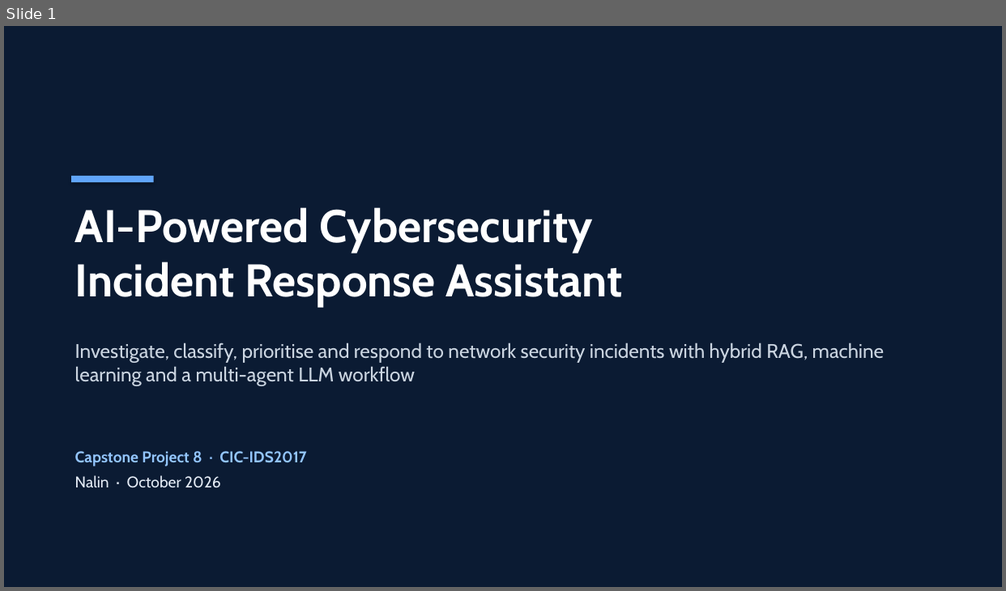
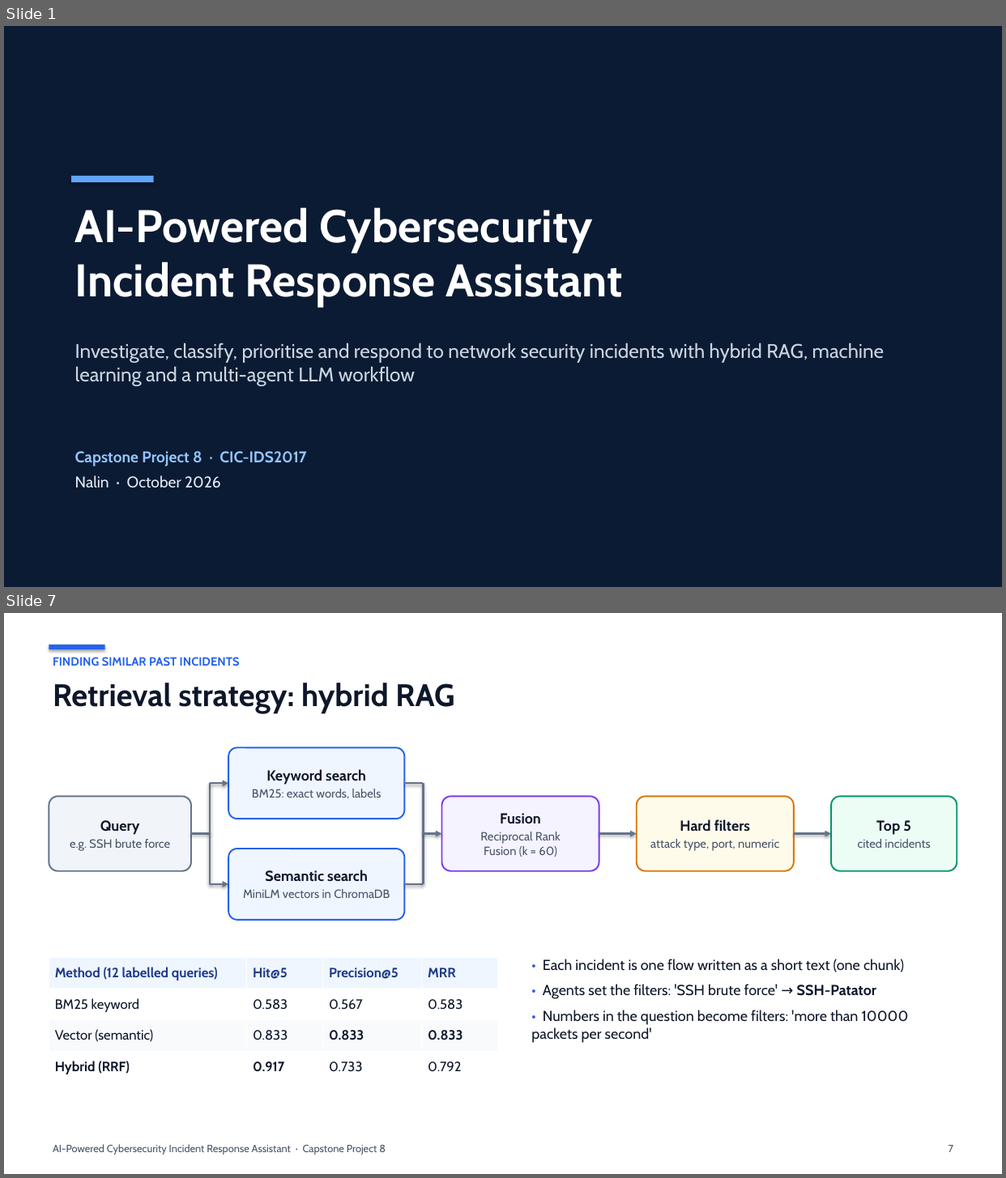
Before and after one commit to nlnkrthk/Cybersecurity-assistant, a slide deck: presentation/Project_Presentation.pptx. Shown one above the other, each under a label of ours: slide 1 before the commit, slides 1 and 7 after it; the slides between them are not shown. The pictures are 1006x591 and 1006x1178 pixels, drawn with LibreOffice and Linux fonts; fonts in the diff are those of the drawing. Boxes give left, top, right and bottom in pixels: in the first picture for what was removed or moved away, otherwise in the second. Text is boxed around its words. In the diff, an @@ line names an element or a change of style, - is before the commit and + after.

```diff
--- a/presentation/Project_Presentation.pptx
+++ b/presentation/Project_Presentation.pptx
@@ slide 7 added at (x1=4, y1=613, x2=1002, y2=1174), background #FFFFFF @@
@@ rectangle added at (x1=49, y1=645, x2=105, y2=649), fill #2563EB @@
@@ text added at (x1=53, y1=657, x2=240, y2=666), 11.5 pt, text #2563EB, bold @@
+FINDING SIMILAR PAST INCIDENTS
@@ text added at (x1=53, y1=683, x2=454, y2=713), 30 pt, text #0F172A, bold @@
+Retrieval strategy: hybrid RAG
@@ rounded rectangle added at (x1=228, y1=747, x2=404, y2=819), fill #EFF6FF, outline #2563EB 1.5 pt @@
@@ text added at (x1=252, y1=769, x2=381, y2=798), 11.5 pt, text #475569 @@
+Keyword search
+BM25: exact words, labels
@@ rounded rectangle added at (x1=49, y1=796, x2=191, y2=871), fill #F1F5F9, outline #64748B 1.5 pt @@
@@ line added from (210, 834) to (210, 783), #64748B 1.75 pt @@
@@ arrow added from (210, 783) to (228, 783), #64748B 1.75 pt @@
@@ line added from (404, 783) to (424, 783), #64748B 1.75 pt @@
@@ line added from (424, 783) to (424, 834), #64748B 1.75 pt @@
@@ rounded rectangle added at (x1=442, y1=796, x2=599, y2=871), fill #F5F3FF, outline #7C3AED 1.5 pt @@
@@ rounded rectangle added at (x1=637, y1=796, x2=794, y2=871), fill #FFFBEB, outline #D97706 1.5 pt @@
@@ rounded rectangle added at (x1=831, y1=796, x2=957, y2=871), fill #ECFDF5, outline #059669 1.5 pt @@
@@ text added at (x1=70, y1=820, x2=171, y2=851), 11.5 pt, text #475569 @@
+Query
+e.g. SSH brute force
@@ text added at (x1=480, y1=813, x2=560, y2=857), 11.5 pt, text #475569 @@
+Fusion
+Reciprocal Rank
+Fusion (k = 60)
@@ text added at (x1=650, y1=820, x2=779, y2=851), 11.5 pt, text #475569 @@
+Hard filters
+attack type, port, numeric
@@ text added at (x1=858, y1=820, x2=930, y2=848), 11.5 pt, text #475569 @@
+Top 5
+cited incidents
@@ line added from (191, 834) to (210, 834), #64748B 1.75 pt @@
@@ line added from (210, 834) to (210, 884), #64748B 1.75 pt @@
@@ rounded rectangle added at (x1=228, y1=849, x2=404, y2=920), fill #EFF6FF, outline #2563EB 1.5 pt @@
@@ line added from (424, 884) to (424, 834), #64748B 1.75 pt @@
@@ arrow added from (424, 834) to (442, 834), #64748B 1.75 pt @@
@@ arrow added from (599, 834) to (637, 834), #64748B 1.75 pt @@
@@ arrow added from (794, 834) to (831, 834), #64748B 1.75 pt @@
@@ text added at (x1=243, y1=870, x2=390, y2=898), 11.5 pt, text #475569 @@
+Semantic search
+MiniLM vectors in ChromaDB
@@ arrow added from (210, 884) to (228, 884), #64748B 1.75 pt @@
@@ line added from (404, 884) to (424, 884), #64748B 1.75 pt @@
@@ table added at (x1=49, y1=957, x2=498, y2=1083), 4 rows, 4 columns @@
+Method (12 labelled queries) | Hit@5 | Precision@5 | MRR
+BM25 keyword | 0.583 | 0.567 | 0.583
+Vector (semantic) | 0.833 | 0.833 | 0.833
+Hybrid (RRF) | 0.917 | 0.733 | 0.792
@@ text added at (x1=531, y1=959, x2=909, y2=1043), 14 pt, text #0F172A @@
+• Each incident is one flow written as a short text (one chunk)
+• Agents set the filters: 'SSH brute force' → SSH-Patator
+• Numbers in the question become filters: 'more than 10000 packets per second'
@@ text added at (x1=53, y1=1144, x2=386, y2=1155), 10 pt, text #475569 @@
+AI-Powered Cybersecurity Incident Response Assistant · Capstone Project 8
@@ text added at (x1=948, y1=1145, x2=953, y2=1152), 10 pt, text #475569 @@
+7
```
Also in this commit, not shown: 5 slides changed, 8 other slides added, 8 slides removed, 2 other files.
